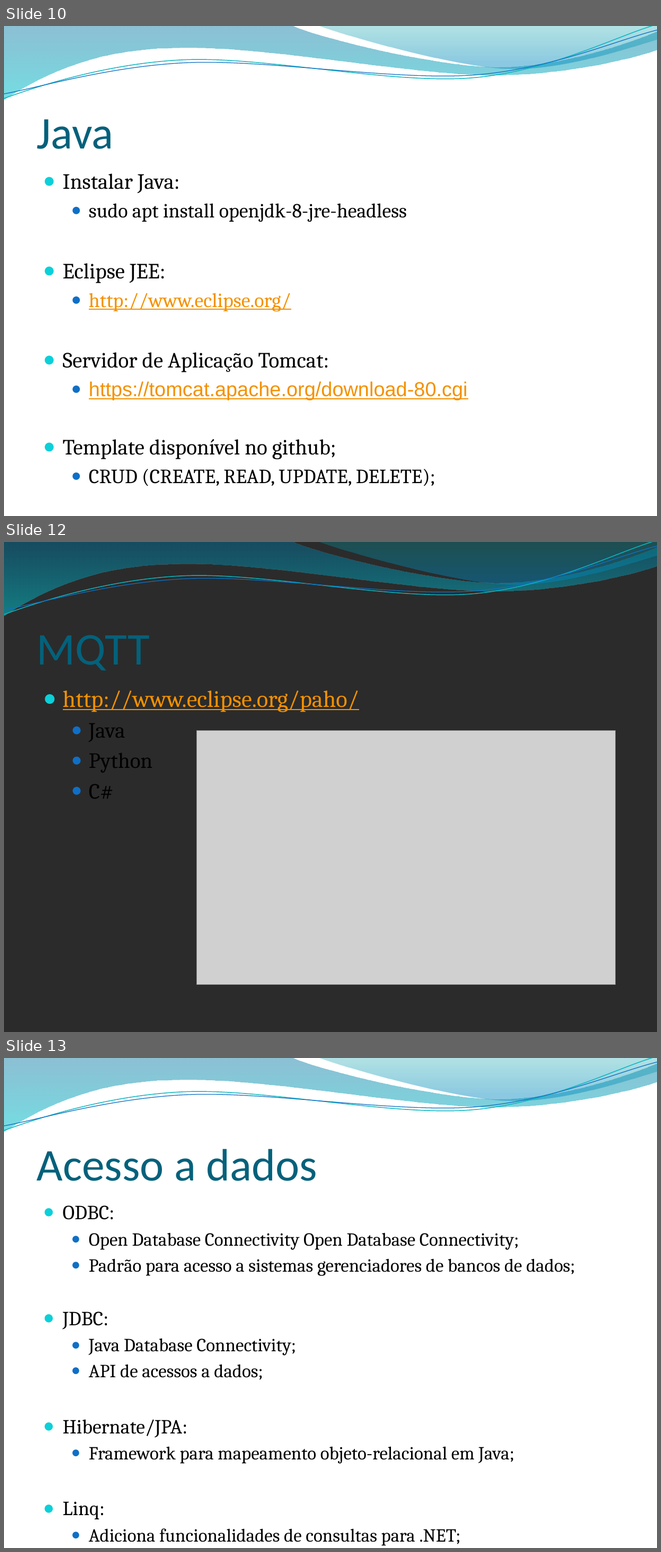
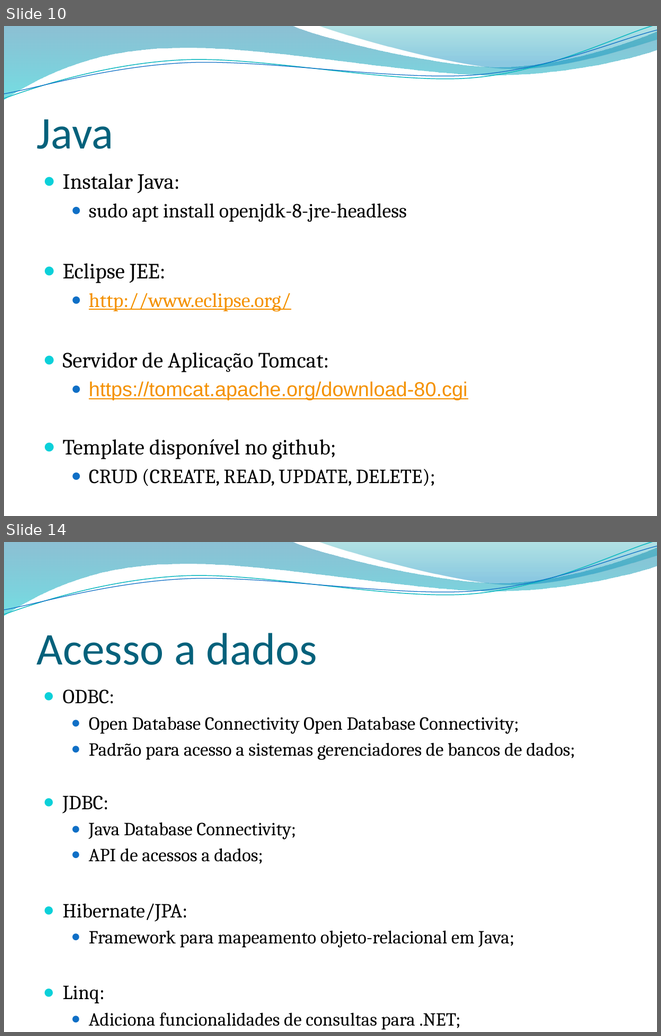
Before and after one commit to leonardopordeus/BD, a slide deck: Aula03.pptx. Shown one above the other, each under a label of ours: slides 10, 12 and 13 before the commit, slides 10 and 14 after it; the slides between them are not shown. The pictures are 661x1552 and 661x1036 pixels, drawn with LibreOffice and Linux fonts; fonts in the diff are those of the drawing; grey boxes stand for pictures; background and template pictures are left out; a plain dark background stands for a picture behind light text. Boxes give left, top, right and bottom in pixels: in the first picture for what was removed or moved away, otherwise in the second. Text is boxed around its words. In the diff, an @@ line names an element or a change of style, - is before the commit and + after.

```diff
--- a/Aula03.pptx
+++ b/Aula03.pptx
@@ slide 12 removed at box(4, 542, 657, 1032), background picture (left out); not listed: 4 template elements that a slide beside it also shows @@
@@ title removed at box(37, 592, 624, 674) @@
-MQTT
@@ text removed at box(63, 690, 359, 799) @@
-● http://www.eclipse.org/paho/
-  ● Java
-  ● Python
-  ● C#
@@ picture removed at box(196, 730, 615, 984) @@
@@ what was slide 13 is now slide 14 @@
```
Also in this commit, not shown: 1 slide changed, 4 slides added, 2 other files.
